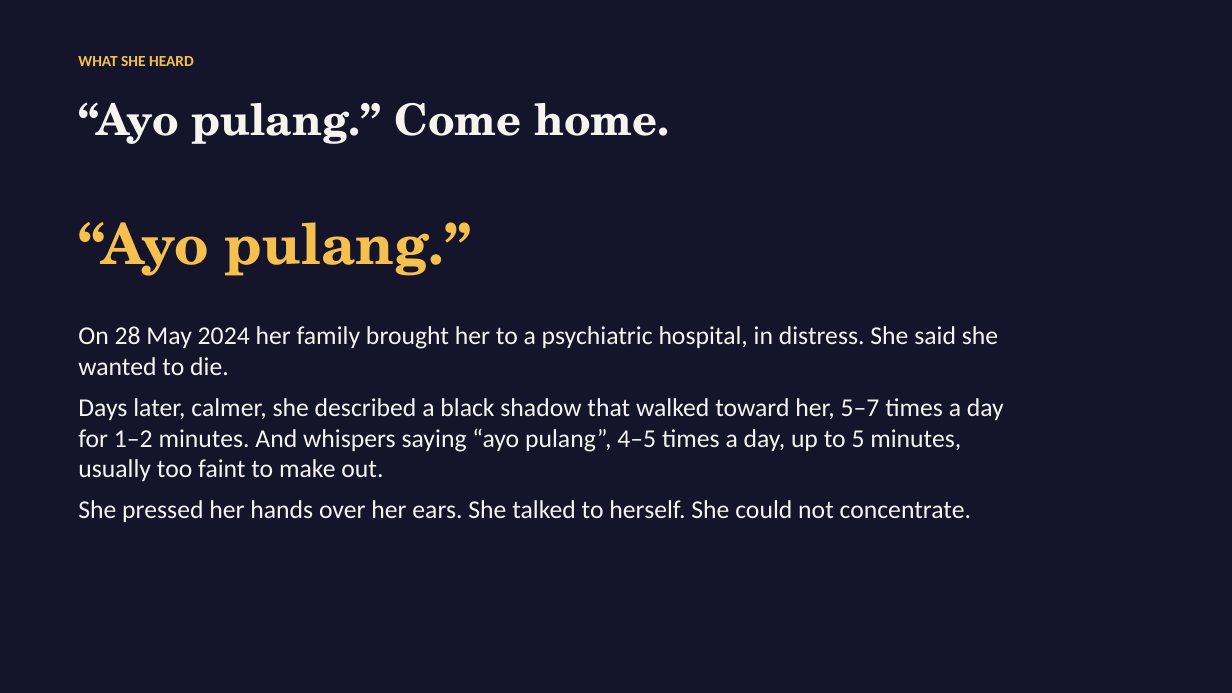
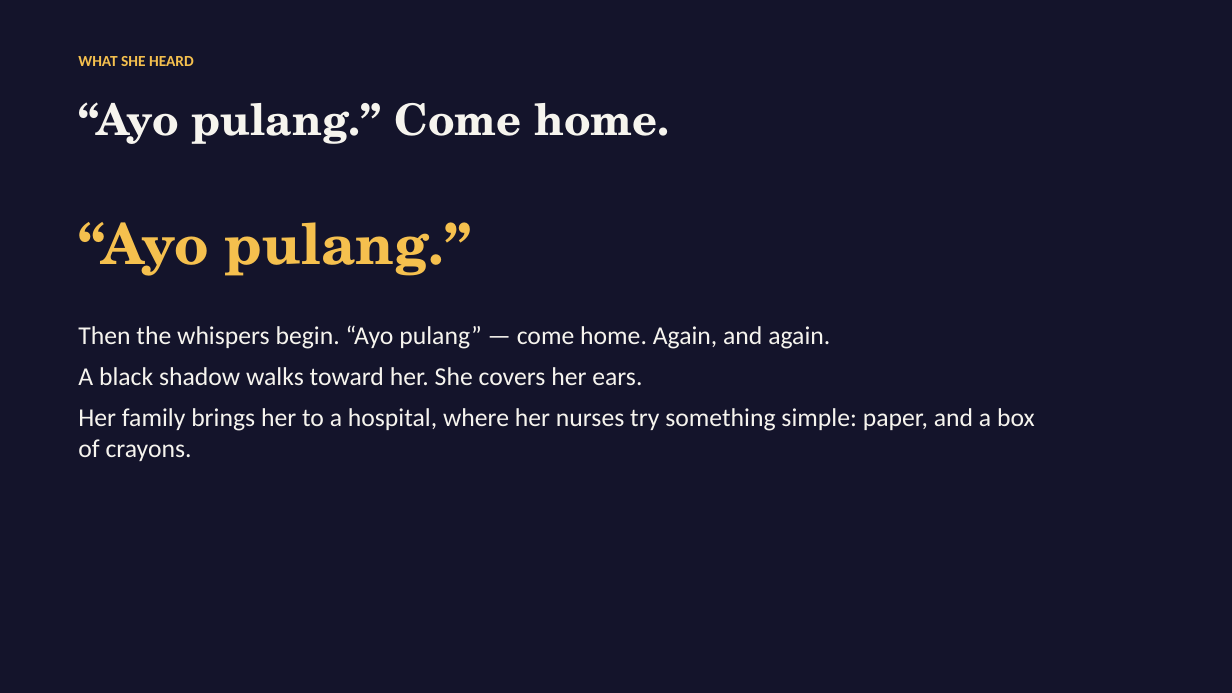
Before and after one commit to Atatron/Say-It-Louder, a slide deck: slide 3 of deck/You_Yourself_Pitch.pptx. Drawn at 1232x693 pixels with LibreOffice and Linux fonts; fonts in the diff are those of the drawing. Boxes give left, top, right and bottom in pixels: in the first picture for what was removed or moved away, otherwise in the second. Text is boxed around its words. In the diff, an @@ line names an element or a change of style, - is before the commit and + after.

```diff
--- a/deck/You_Yourself_Pitch.pptx
+++ b/deck/You_Yourself_Pitch.pptx
@@ text at <box>78,325,1035,461</box>: text changed @@
-On 28 May 2024 her family brought her to a psychiatric hospital, in distress. She said she wanted to die.
-Days later, calmer, she described a black shadow that walked toward her, 5–7 times a day for 1–2 minutes. And whispers saying “ayo pulang”, 4–5 times a day, up to 5 minutes, usually too faint to make out.
-She pressed her hands over her ears. She talked to herself. She could not concentrate.
+Then the whispers begin. “Ayo pulang” — come home. Again, and again.
+A black shadow walks toward her. She covers her ears.
+Her family brings her to a hospital, where her nurses try something simple: paper, and a box of crayons.
```
Also in this commit, not shown: 2 other slides changed, 16 other files.
